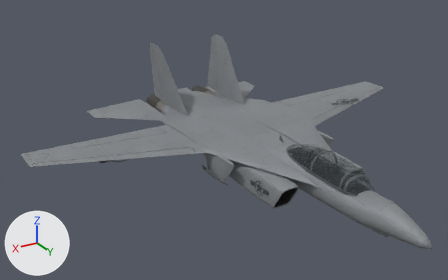
The glTF model public/models/f14ex.glb as it was, and as the next commit left it.
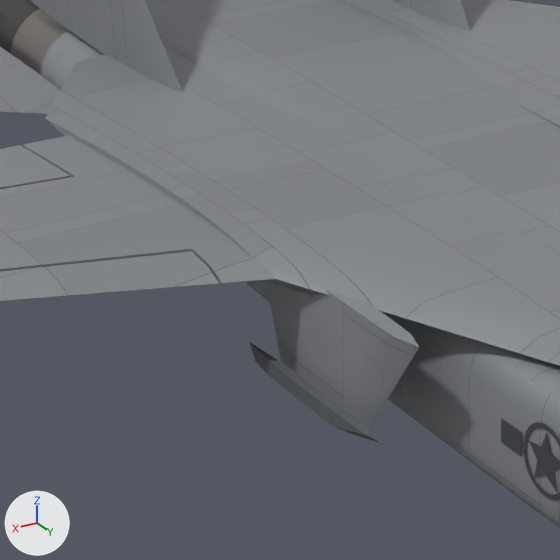
The first picture shows the older version from a 50 mm lens placed at (14.6, 20.8, 11.2), pointed at (1.7, -0.7, 0.5). The close-ups show the older and then the newer version on the part from 34% to 59% of the width and 35% to 74% of the height of that picture. Only the edits that show in the close-ups are written down. The lights are fixed; the arrows at lower left show +X, +Y and +Z. Where no turn or scale is listed for an object, it has been applied to the vertices. Vertices at exactly the same position are counted once.

Objects in the first close-up: 'body', 'elevator_R', 'flap_R', 'flap_le_R', 'wing_R'.
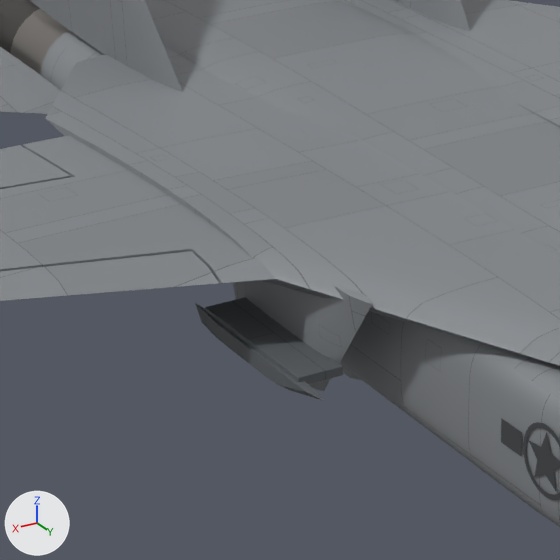
Edits to the scene script, one JSON object a line:
```json
{"block": "me_body", "where": "# used by ob_body; location = (0.0, 0.0, 0.0)"}
{"op": "remove", "block": "me_body", "code": "me_body.from_pydata(...)  # 5645 vertices, 10964 faces; spans x -3.0..3.0, y -9.1..9.6, z -1.3..3.3"}
{"op": "add", "block": "me_body", "code": "me_body.from_pydata(...)  # 5661 vertices, 10988 faces; spans x -3.0..3.0, y -9.1..9.6, z -1.3..3.3"}
{"block": "me_body", "change": "me_body part 1: a new loose piece, a box spanning x 2.59..3.01, y -1.25..0.35, z -0.4..-0.32, in mat_paint_dark"}
{"block": "me_body", "change": "me_body part 2: the loose piece of 24 vertices spanning x 2.8..2.9, y -0.8..1.5, z -0.6..-0.5 is moved by (0.1, -0.7, 0.1)"}
{"block": "me_body", "change": "me_body part 3: 8 vertices moved from x 2.5..2.7, y -0.3..1.5, z -0.7..0.4 to x 2.5..2.6, y -0.6..0.8, z -0.7..0.4; 15 vertices removed from x 2.5..2.7, y -1.0..1.3, z -0.7..0.4; 15 vertices added at x 2.5..2.6, y -1.9..0.2, z -0.7..0.4"}
{"block": "me_body", "change": "me_body part 4: 8 kept faces spanning x -2.6..2.6, y -0.6..0.8, z -0.7..0.4 get new texture (UV) coordinates"}
{"block": "me_body", "change": "other edits to the shape of me_body do not show in these pictures"}
```

Boxes (x1, y1, x2, y2) around the edits, measured in the close-ups (560 x 560 px; the box of a moved part takes in the faces that stretch with it):
```json
{"part": 1, "of": "me_body", "change": "added", "after": [205, 297, 343, 384]}
{"part": 2, "of": "me_body", "change": "moved or reshaped", "before": [249, 342, 383, 444], "after": [195, 303, 324, 401]}
{"part": 3, "of": "me_body", "change": "moved or reshaped", "before": [266, 282, 419, 428], "after": [233, 280, 372, 391]}
{"part": 4, "of": "me_body", "change": "surface changed", "before": [346, 304, 419, 403], "after": [307, 285, 372, 385]}
```
